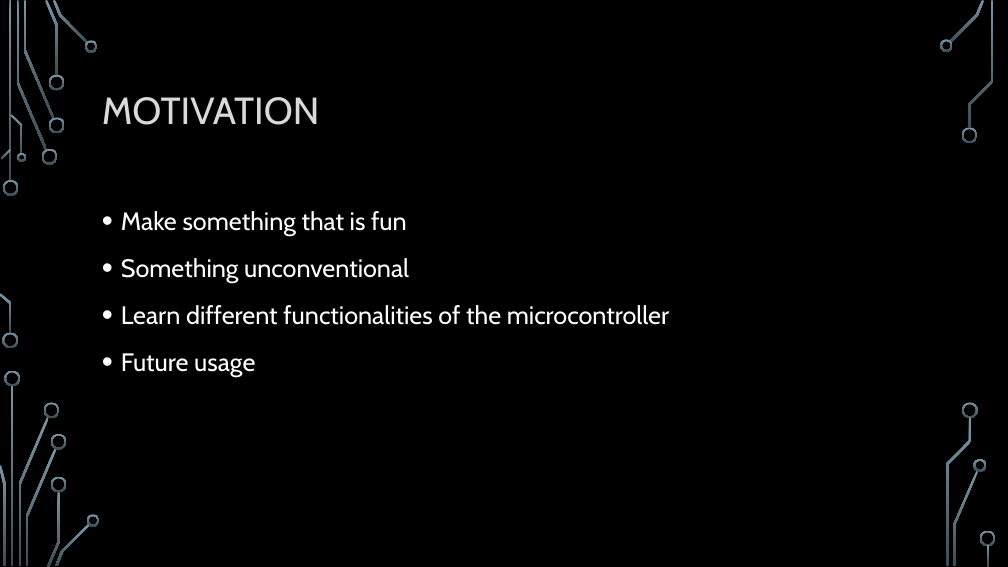
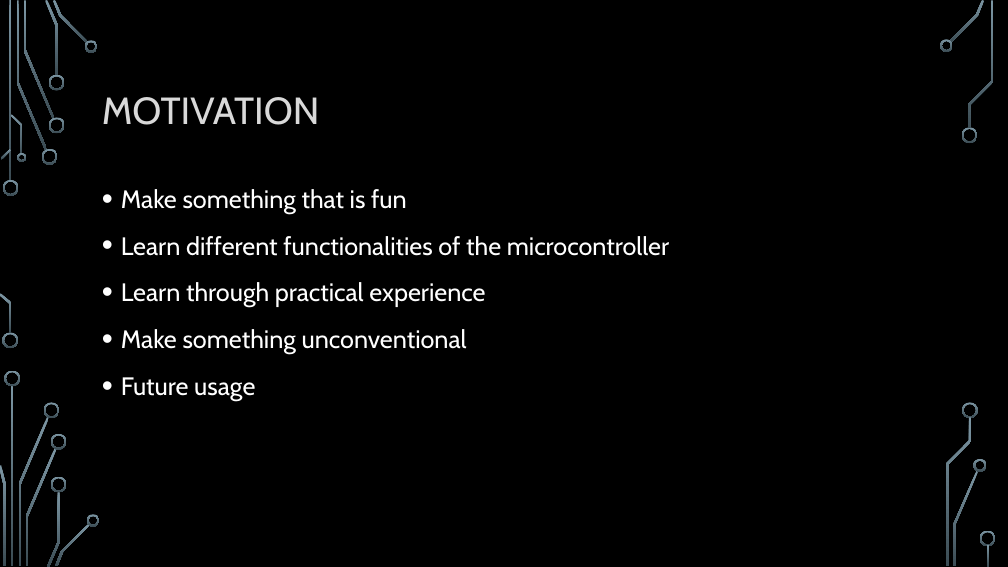
Before and after one commit to NahianSalsabil/Gesture-Based-Mini-Piano, a slide deck: slide 3 of project proposal/CSE 316 Project.pptx. Drawn at 1008x567 pixels with LibreOffice and Linux fonts; fonts in the diff are those of the drawing; background and template pictures are left out. Boxes give left, top, right and bottom in pixels: in the first picture for what was removed or moved away, otherwise in the second. Text is boxed around its words. In the diff, an @@ line names an element or a change of style, - is before the commit and + after.

```diff
--- a/project proposal/CSE 316 Project.pptx
+++ b/project proposal/CSE 316 Project.pptx
@@ text "Make something that is fun": place and size @@
-text "Make something that is fun" at (121, 211, 669, 377)
+text "Make something that is fun" at (121, 189, 669, 401)
@@ text at (121, 258, 409, 283): paragraph removed @@
-• Something unconventional
@@ text at (121, 282, 485, 354): paragraphs added @@
+• Learn through practical experience
+• Make something unconventional
```
Also in this commit, not shown: 1 other slide changed, 6 other files.
